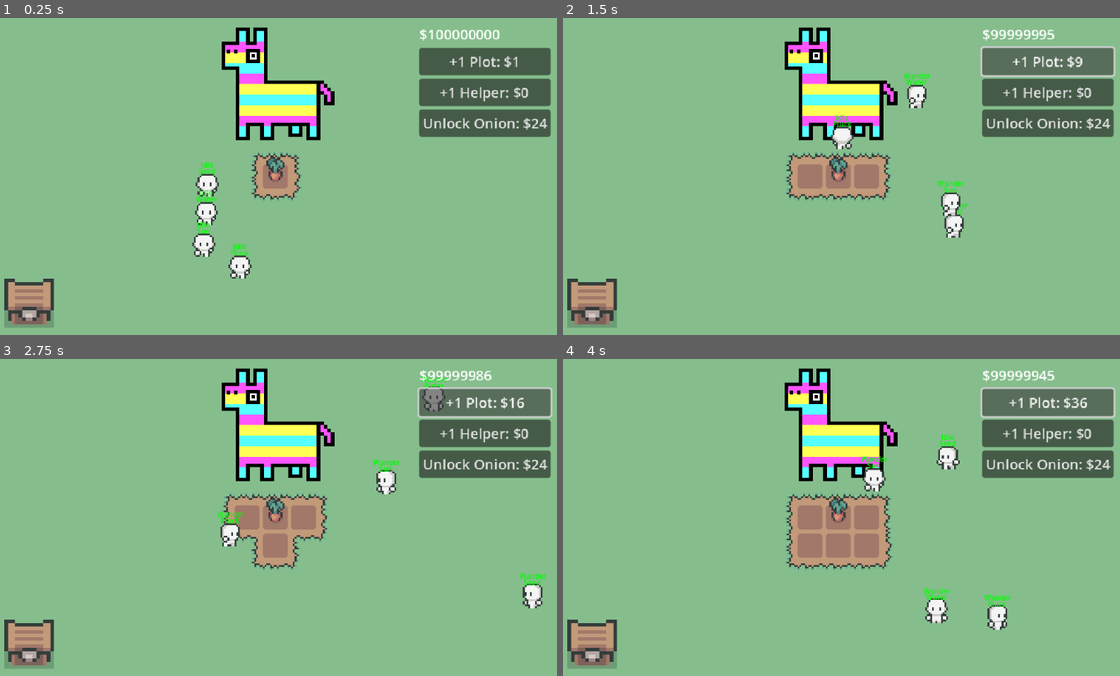
Above: before the commit, frames 1-4 (two rows, left to right).
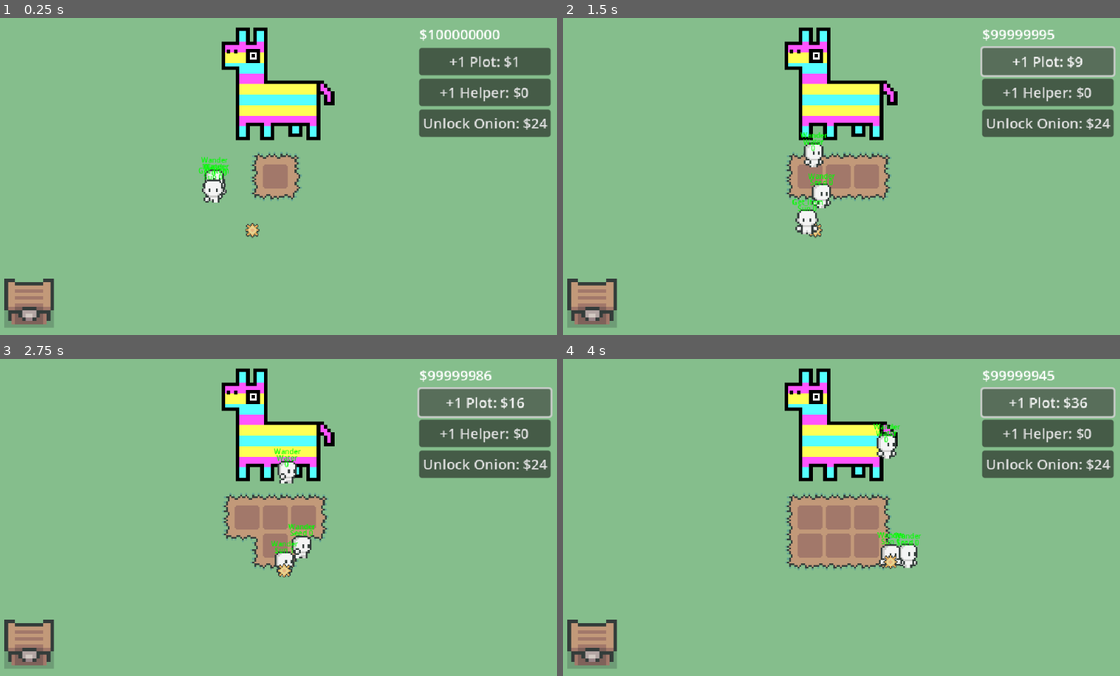
Above: after the commit, the same moments.

Repository: eric-marsh/farminata
Game: Godot game, scene res://scene/scene_switcher.tscn
Two runs of this game, one before a commit and one after it. Both use one fixed random seed, a clock stepped at 60 frames per second and the inputs below. Sound files missing from this copy of the repository are replaced by a short silence.
Inputs:
- Up to frame 1 (0.25 s): no input
- Up to frame 2 (1.5 s): click "+1 Plot: $1" at 0.5 s; click "+1 Plot: $4" at 1.25 s
- Up to frame 3 (2.75 s): click "+1 Plot: $9" at 2 s
- Up to frame 4 (4 s): click "+1 Plot: $16" at 2.75 s; click "+1 Plot: $25" at 3.5 s

The runs differ from the first frame. In frame 1, 1.7% of the frame differs, in the area x 34-52%, y 43-83%; in frame 2, 2.4%; in frame 3, 2.4%; in frame 4, 2.5%, in the area x 47-81%, y 20-86%.

Commit message:
refactor code so that each helper has one job

Diff:
--- /dev/null
+++ b/scene/drops_manager.gd
@@ -0,0 +1,8 @@
+extends Node2D
+
+func get_droppable_of_type(drop_type: Enum.Drop_Type) -> droppable:
+	print("Looking for ", DropUtil.get_drop_type_string(drop_type))
+	for d in get_children():
+		if d is droppable and d.drop_type == drop_type and !d.is_held and !d.is_delivered:
+			return d
+	return null
--- a/scene/main.tscn
+++ b/scene/main.tscn
@@ -6,7 +6,9 @@
 [ext_resource type="PackedScene" uid="uid://b8nkjd470xyme" path="res://scene/plot_grid.tscn" id="4_0ha60"]
 [ext_resource type="PackedScene" uid="uid://c815fpybt36io" path="res://scene/slot_machine.tscn" id="4_brvut"]
 [ext_resource type="PackedScene" uid="uid://jida1cnc03um" path="res://scene/canvas_layer.tscn" id="5_0ha60"]
+[ext_resource type="Script" uid="uid://btvo711v3d32a" path="res://scene/drops_manager.gd" id="6_k65ib"]
 [ext_resource type="Script" uid="uid://b8iivuocvbyjt" path="res://script/helpers_container.gd" id="6_of57s"]
+[ext_resource type="PackedScene" uid="uid://xiwavl2b1sw0" path="res://scene/droppable.tscn" id="7_wscrc"]
 [ext_resource type="PackedScene" uid="uid://c82wwcd2kv076" path="res://scene/helper.tscn" id="8_k65ib"]
 [ext_resource type="PackedScene" uid="uid://pcjs3l3ltyss" path="res://scene/sell_chest.tscn" id="8_of57s"]
 [ext_resource type="PackedScene" uid="uid://c0isrep8hx4u6" path="res://scene/piniata.tscn" id="10_tqoya"]
@@ -32,6 +34,12 @@
 position = Vector2(-16, -16)
 
 [node name="Drops" type="Node2D" parent="."]
+script = ExtResource("6_k65ib")
+
+[node name="Droppable" parent="Drops" instance=ExtResource("7_wscrc")]
+position = Vector2(294, 241)
+drop_type = 3
+start_static = true
 
 [node name="Helpers" type="Node2D" parent="."]
 script = ExtResource("6_of57s")
@@ -40,16 +48,12 @@
 position = Vector2(243, 189)
 
 [node name="Helper2" parent="Helpers" instance=ExtResource("8_k65ib")]
-position = Vector2(242, 221)
+position = Vector2(243, 189)
 helper_type = 1
 
 [node name="Helper3" parent="Helpers" instance=ExtResource("8_k65ib")]
-position = Vector2(239, 257)
+position = Vector2(243, 189)
 helper_type = 2
-
-[node name="Helper4" parent="Helpers" instance=ExtResource("8_k65ib")]
-position = Vector2(280, 282)
-helper_type = 3
 
 [node name="CanvasLayer" parent="." instance=ExtResource("5_0ha60")]
 
--- a/script/debug.gd
+++ b/script/debug.gd
@@ -3,12 +3,12 @@
 var DEBUG_SHOW_HELPER_STATE: bool = true
 
 
-var Helper_Speed: float = 200.0
-#var Helper_Speed: float = 0.0
+#var Helper_Speed: float = 200.0
+var Helper_Speed: float = 0.0
 
 var DISABLE_SLOT_MACHINE:bool = true
 
-var ALL_FULL_CROPS_AT_START:bool = true
+var ALL_FULL_CROPS_AT_START:bool = false
 
 var DEBUG_ALWAYS_MUTE:bool = true
 
--- a/script/drop_util.gd
+++ b/script/drop_util.gd
@@ -58,6 +58,7 @@
 
 const DROPPABLE = preload("res://scene/droppable.tscn")
 func spawn_droppable(drop_type: Enum.Drop_Type, position: Vector2, target_position: Vector2, impulse: Vector2 = Vector2.ZERO):
+	print("spawn droppable")
 	var d = DROPPABLE.instantiate() as droppable
 	d.drop_type = drop_type
 	d.global_position = position
--- a/script/droppable.gd
+++ b/script/droppable.gd
@@ -32,14 +32,14 @@
 	$Sprite2D/Shadow.texture = DropUtil.get_drop_type_img(drop_type)
 
 	is_produce = DropUtil.is_produce(drop_type)
-	if is_produce and !is_delivered:
-		if Globals.HelpersContainerNode:
-			var h = Globals.HelpersContainerNode.get_inactive_helper()
-			if is_instance_valid(h):
-				is_being_targeted = true
-				h.target_droppable = self
-				h.target_plot = null
-				h.set_state(Enum.Helper_State.Get_Item)
+	#if is_produce and !is_delivered:
+		#if Globals.HelpersContainerNode:
+			#var h = Globals.HelpersContainerNode.get_inactive_helper()
+			#if is_instance_valid(h):
+				#is_being_targeted = true
+				#h.target_droppable = self
+				#h.target_plot = null
+				#h.set_state(Enum.Helper_State.Get_Item)
 
 
 func _physics_process(delta):
@@ -83,7 +83,13 @@
 			set_collision_layer_value(1, true)
 
 func delete():
+	print("delete")
 	if is_dragging:
 		is_dragging = false
 		Globals.Main.is_dragging = false
 	queue_free()
+
+
+func hide_droppable():
+	$CollisionShape2D.disabled = true
+	visible = false
--- a/script/globals.gd
+++ b/script/globals.gd
@@ -29,3 +29,4 @@
 	SlotMachineNodde = get_node("/root/SceneSwitcher/Main/PlotContainer/SlotMachine")
 	AudioNode = get_node("/root/SceneSwitcher/Main/Camera2D/Audio")
 	SellChestNode = get_node("/root/SceneSwitcher/Main/SellChest")
+	PlotGrid = get_node("/root/SceneSwitcher/Main/PlotContainer/PlotGrid")
--- a/script/helper.gd
+++ b/script/helper.gd
@@ -3,14 +3,14 @@
 
 @export var helper_type: Enum.Helper_Type = Enum.Helper_Type.Seed
 @onready var anim = $AnimatedSprite2D
-@onready var held_item_sprite = $HeldItem
 
 var target_droppable: droppable = null
 var target_plot: plot = null
 
+var held_droppable: droppable = null
+
 var state: Enum.Helper_State = Enum.Helper_State.Idle
 var dir: Enum.Dir = Enum.Dir.Down
-var held_item_type: Enum.Drop_Type
 var target_pos: Vector2 = Vector2.ZERO
 var speed:int = 40
 
@@ -19,9 +19,10 @@
 var state_timer_set: bool = false
 
 func _ready() -> void:
-	await get_tree().create_timer(0.000001).timeout
-
-	set_state(Enum.Helper_State.Get_Item)
+	await get_tree().create_timer(0.001).timeout
+
+	#set_state(Enum.Helper_State.Get_Item)
+	set_state(Enum.Helper_State.Idle)
 	update_animation()
 
 	if Debug.Helper_Speed > 0:
@@ -35,75 +36,216 @@
 func _physics_process(_delta: float) -> void:
 	var has_reached_target:bool = move_to_target()
 	if has_reached_target:
-		on_reaching_target()
-		return
-
-func on_reaching_target():
+		on_reaching_target_pos()
+
+	if Debug.DEBUG_SHOW_HELPER_STATE:
+		$StateLabel.text = str(Util.get_helper_state_string(state), "\n", Util.get_helper_type_string(helper_type), " 1" if held_droppable != null else " 0")
+
+
+
+func set_state(s: Enum.Helper_State) -> void:
+	state = s
+	print(Util.get_helper_state_string(state))
 	match(state):
 		Enum.Helper_State.Idle:
-			pass
+			if held_droppable:
+				var p = find_plot_for_droppable(held_droppable)
+				if p:
+					target_plot = p
+					target_pos = target_plot.global_position + target_plot.size / 2
+					set_state(Enum.Helper_State.Deliver_Item)
+					return
+			else:
+				var d = find_droppable_based_on_helper_type()
+				if d:
+					target_droppable = d
+					set_state(Enum.Helper_State.Get_Item)
+					return
+			set_state(Enum.Helper_State.Wander)
 		Enum.Helper_State.Wander:
-			set_state(Enum.Helper_State.Idle)
+			target_pos = Util.random_visible_position()
 		Enum.Helper_State.Get_Item:
+			pass
+		Enum.Helper_State.Deliver_Item:
+			if Globals.PlotGrid:
+				var p = find_plot_for_droppable(held_droppable)
+				if p:
+					target_plot = p
+					target_pos = target_plot.global_position + target_plot.size / 2
+					return
+			# finding plot failed. Wander until a new one comes up
+			set_state(Enum.Helper_State.Wander)
+		_:
+			pass
+
+func find_plot_for_droppable(d: droppable):
+	var p:plot = null
+	match(d.drop_type):
+		Enum.Drop_Type.Carrot_Seed, Enum.Drop_Type.Onion_Seed:
+			p = Globals.PlotGrid.get_plot_that_needs_seed()
+		Enum.Drop_Type.Water:
+			p = Globals.PlotGrid.get_plot_that_needs_water()
+		Enum.Drop_Type.Sun:
+			p = Globals.PlotGrid.get_plot_that_needs_sun()
+		_:
+			pass
+	return p
+
+func on_reaching_target_pos() -> void:
+	match(state):
+		Enum.Helper_State.Idle:
+			print("This should happen: Reached target as Idle")
+			return
+		Enum.Helper_State.Wander:
+			set_state(Enum.Helper_State.Idle) # helper checks for items when idle
+		Enum.Helper_State.Get_Item:
+			pick_up_droppable(target_droppable)
 			set_state(Enum.Helper_State.Deliver_Item)
-			pick_up_droppable(target_droppable)
-			target_droppable = null
+			return
 		Enum.Helper_State.Deliver_Item:
-			var d = DropUtil.spawn_droppable(held_item_type, target_pos, Vector2.ZERO)
+			$HeldItem.visible = false
+			var d = DropUtil.spawn_droppable(held_droppable.drop_type, target_pos, Vector2.ZERO)
 			d.start_static = true
 			d.is_delivered = true
-			remove_job()
-		Enum.Helper_State.Pluck_Crop:
-			target_plot.pluck_crop()
+			target_plot = null
+			held_droppable.delete()
+			held_droppable = null
 			set_state(Enum.Helper_State.Idle)
-
+			pass
+		_:
+			pass
+
+func find_droppable_based_on_helper_type() -> droppable:
+	if !Globals.DropsNode:
+		return null
+	var d: droppable = null
+	match(helper_type):
+		Enum.Helper_Type.Seed:
+			d = Globals.DropsNode.get_droppable_of_type(Enum.Drop_Type.Carrot_Seed)
+		Enum.Helper_Type.Water:
+			d = Globals.DropsNode.get_droppable_of_type(Enum.Drop_Type.Water)
+		Enum.Helper_Type.Sun:
+			d = Globals.DropsNode.get_droppable_of_type(Enum.Drop_Type.Sun)
+	return d
 
 func pick_up_droppable(d: droppable) -> void:
-	target_droppable.is_held = true
-	held_item_sprite.visible = true
-	held_item_type = d.drop_type
-	held_item_sprite.texture = d.get_node("Sprite2D").texture
-	d.delete()
+	held_droppable = d
+	d.is_held = true
+	$HeldItem.visible = true
+	$HeldItem.texture = d.get_node("Sprite2D").texture
+	#d.delete()
+	d.hide_droppable()
 	target_droppable = null
-
-
-func set_state(s: Enum.Helper_State) -> void:
-	held_item_sprite.visible = false
-	state_timer_set = false
-	match(s):
-		Enum.Helper_State.Idle:
-			clear_job_data()
-			if !state_timer_set:
-				state_timer_set = true
-				Util.quick_timer(self, 0.4, func():
-					if state == Enum.Helper_State.Idle:
-						set_state(Enum.Helper_State.Wander)
-				)
-		Enum.Helper_State.Wander:
-			clear_job_data()
-			target_pos = Util.random_visible_position()
-		Enum.Helper_State.Get_Item:
-			if target_droppable == null:
-				set_state(Enum.Helper_State.Idle)
-				return
-			target_pos = target_droppable.global_position
-		Enum.Helper_State.Deliver_Item:
-			if target_droppable.is_produce:
-				if Globals.SellChestNode:
-					target_pos = Globals.SellChestNode.global_position + Vector2(32,-32)
-			else:
-				target_pos = target_plot.global_position + target_plot.size / 2
-		Enum.Helper_State.Pluck_Crop:
-			held_item_sprite.visible = false
-			target_pos = target_plot.global_position + target_plot.size / 2
-	state = s
-	if Debug.DEBUG_SHOW_HELPER_STATE:
-		$StateLabel.text = str(Util.get_helper_state_string(state), "\n", Util.get_helper_type_string(helper_type))
+	#target_droppable = null
+
+#func is_holding_item() -> bool:
+	#return $HeldItem.visible
+#
+#func on_reaching_target():
+	#match(state):
+		#Enum.Helper_State.Idle:
+			#pass
+		#Enum.Helper_State.Wander:
+			#if is_holding_item():
+				#set_state(Enum.Helper_State.Deliver_Item)
+			#else:
+				#set_state(Enum.Helper_State.Idle)
+		#Enum.Helper_State.Get_Item:
+			#pick_up_droppable(target_droppable)
+			#set_state(Enum.Helper_State.Deliver_Item)
+		#Enum.Helper_State.Deliver_Item:
+			#held_item_sprite.visible = false
+			#var d = DropUtil.spawn_droppable(held_item_type, target_pos, Vector2.ZERO)
+			#d.start_static = true
+			#d.is_delivered = true
+			#if is_instance_valid(target_droppable):
+				#target_droppable.is_being_targeted = false
+			#$HeldItem.visible = false
+			#target_droppable = null
+			#target_plot = null
+			#set_state(Enum.Helper_State.Idle)
+		#Enum.Helper_State.Pluck_Crop:
+			#target_plot.pluck_crop()
+			#set_state(Enum.Helper_State.Idle)
+		#
+#
+#
+#var is_held_item_produce = false
+#func pick_up_droppable(d: droppable) -> void:
+	#d.is_held = true
+	#held_item_sprite.visible = true
+	#held_item_type = d.drop_type
+	#is_held_item_produce = d.is_produce
+	#held_item_sprite.texture = d.get_node("Sprite2D").texture
+	#d.delete()
+	##target_droppable = null
+#
+#func find_droppable() -> droppable:
+	#if !Globals.DropsNode:
+		#return null
+	#
+	#match(helper_type):
+		#Enum.Helper_Type.Seed:
+			#var d = Globals.DropsNode.get_droppable_of_type(Enum.Drop_Type.Carrot_Seed)
+			#if is_instance_valid(d):
+				#return d
+				#
+	#
+	#return null
+#
+#
+#func set_state(s: Enum.Helper_State) -> void:
+	#state_timer_set = false
+	#state = s
+	#match(s):
+		#Enum.Helper_State.Idle:
+			#var d: droppable = find_droppable()
+			#if is_instance_valid(d):
+				#target_droppable = d
+				#set_state(Enum.Helper_State.Get_Item)
+				#return
+			#elif !state_timer_set:
+				#state_timer_set = true
+				#Util.quick_timer(self, 0.2, func():
+					#if state == Enum.Helper_State.Idle:
+						#set_state(Enum.Helper_State.Wander)
+				#)
+		#Enum.Helper_State.Wander:
+			#target_pos = Util.random_visible_position()
+		#Enum.Helper_State.Get_Item:
+			#if target_droppable == null:
+				#set_state(Enum.Helper_State.Idle)
+				#return
+			#target_pos = target_droppable.global_position
+		#Enum.Helper_State.Deliver_Item:
+			#if is_held_item_produce and Globals.SellChestNode:
+				#target_pos = Globals.SellChestNode.global_position + Vector2(32,-32)
+			#else:
+				#if target_plot:
+					#target_pos = target_plot.global_position + target_plot.size / 2
+				#elif Globals.PlotGrid:
+					#var p = Globals.PlotGrid.get_plot_that_needs_seed()
+					#if is_instance_valid(p):
+						#target_plot = p
+						#target_pos = target_plot.global_position + target_plot.size / 2
+					#else:
+						#print("COULDNT FIND PLOT")
+						#set_state(Enum.Helper_State.Wander)
+						#
+		#Enum.Helper_State.Pluck_Crop:
+			#held_item_sprite.visible = false
+			#target_pos = target_plot.global_position + target_plot.size / 2
+	#
+
+
 	#print(Util.get_helper_state_string(state), " timer: ", state_timer_set)
 
 func move_to_target() -> bool:
 	if state == Enum.Helper_State.Idle:
 		return false
+	if target_droppable:
+		target_pos = target_droppable.global_position
+
 	var direction = (target_pos - global_position).normalized()
 	var new_dir = Util.get_enum_direction(direction)
 	if new_dir != dir:
@@ -115,19 +257,6 @@
 
 	return global_position.distance_to(target_pos) <= 2
 
-
-
-
-func remove_job():
-	clear_job_data()
-	set_state(Enum.Helper_State.Idle)
-
-func clear_job_data():
-	if is_instance_valid(target_droppable):
-		target_droppable.is_being_targeted = false
-	target_droppable = null
-	target_plot = null
-	$HeldItem.visible = false
 
 func update_animation() -> void:
 	match dir:
--- a/script/plot_grid.gd
+++ b/script/plot_grid.gd
@@ -53,8 +53,8 @@
 	for c in get_children():
 		if !c is plot:
 			continue
-		if !c.is_plot_needing_help():
-			continue
+		#if !c.is_plot_needing_help():
+			#continue
 		return c
 
 func get_random_plot_position() -> Vector2:
@@ -62,6 +62,30 @@
 	return p.global_position + p.size / 2
 
 
+
+func get_plot_that_needs_seed() -> plot:
+	for c in get_children():
+		if !c is plot:
+			continue
+		if c.plot_growth_state == Enum.Plot_Growth_State.None:
+			return c
+	return null
+
+func get_plot_that_needs_water() -> plot:
+	for c in get_children():
+		if !c is plot:
+			continue
+		if c.plot_state == Enum.Plot_State.Dry and c.plot_growth_state != Enum.Plot_Growth_State.Full:
+			return c
+	return null
+
+func get_plot_that_needs_sun() -> plot:
+	for c in get_children():
+		if !c is plot:
+			continue
+		if c.plot_state == Enum.Plot_State.Wet and c.plot_growth_state != Enum.Plot_Growth_State.None:
+			return c
+	return null
 
 var square_position_array: Array[Vector2] = [
 	Vector2(0, 0),
Not shown, added: scene/drops_manager.gd.uid
Not shown: 1 places in scene/main.tscn that only renumber resources
